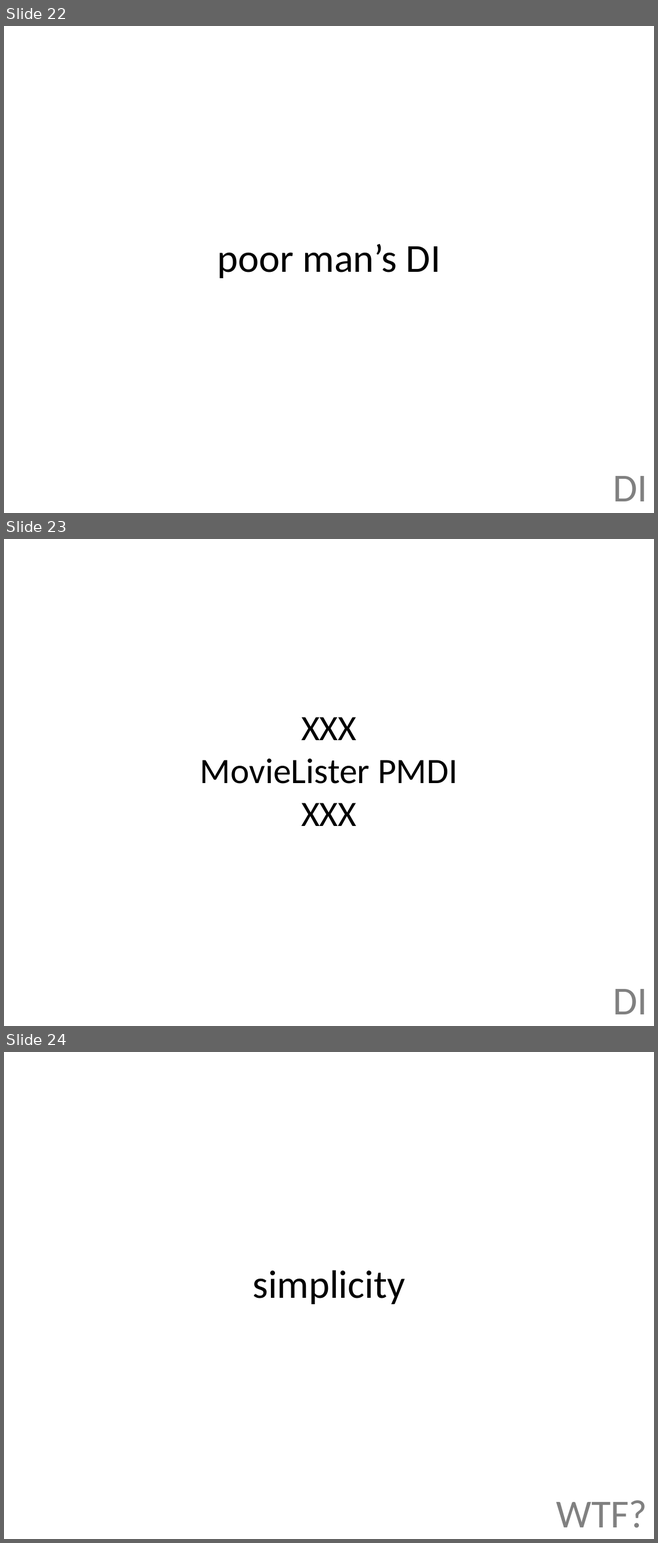
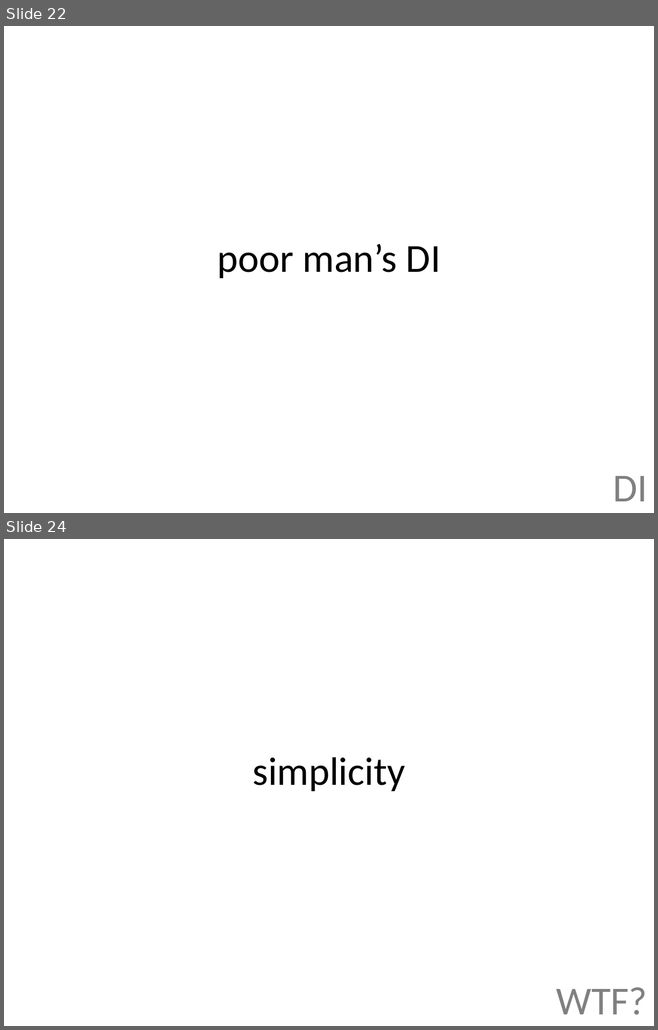
Before and after one commit to jonfuller/presentations, a slide deck: dependencies/dependencies.pptx. Shown one above the other, each under a label of ours: slides 22, 23 and 24 before the commit, slides 22 and 24 after it; the slides between them are not shown. The pictures are 658x1543 and 658x1030 pixels, drawn with LibreOffice and Linux fonts; fonts in the diff are those of the drawing. Boxes give left, top, right and bottom in pixels: in the first picture for what was removed or moved away, otherwise in the second. Text is boxed around its words. In the diff, an @@ line names an element or a change of style, - is before the commit and + after.

```diff
--- a/dependencies/dependencies.pptx
+++ b/dependencies/dependencies.pptx
@@ slide 23 removed at (4,539,654,1026), background #FFFFFF @@
@@ title removed at (200,717,458,826) @@
-XXX
-MovieLister PMDI
-XXX
@@ text removed at (612,989,647,1015) @@
-DI
```
Also in this commit, not shown: 5 slides changed, 10 slides added, 4 other slides removed, 1 other file.
